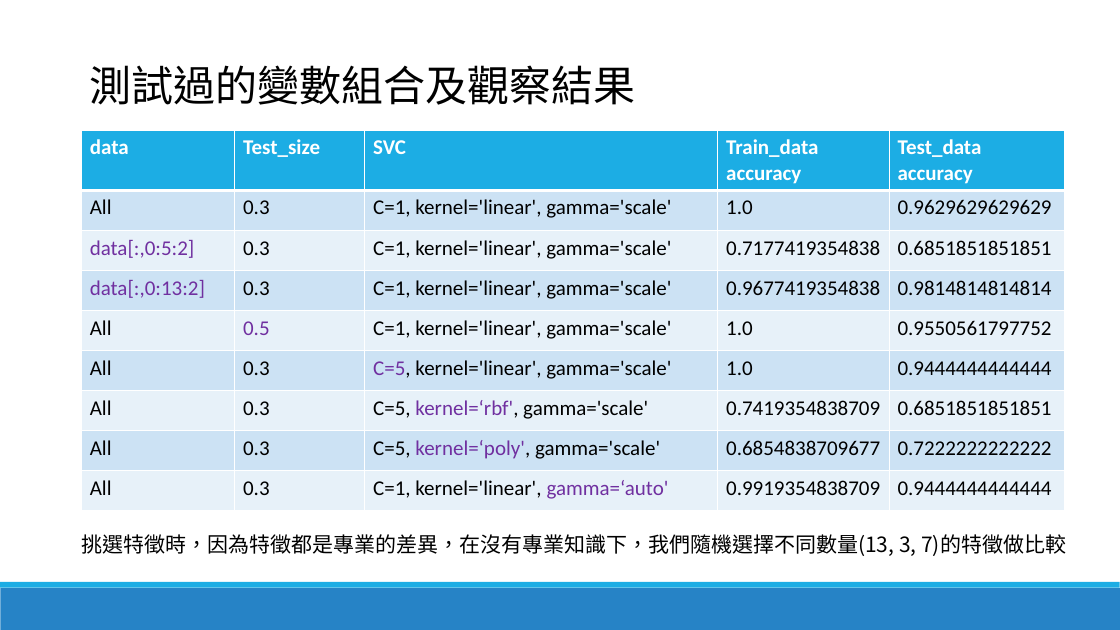
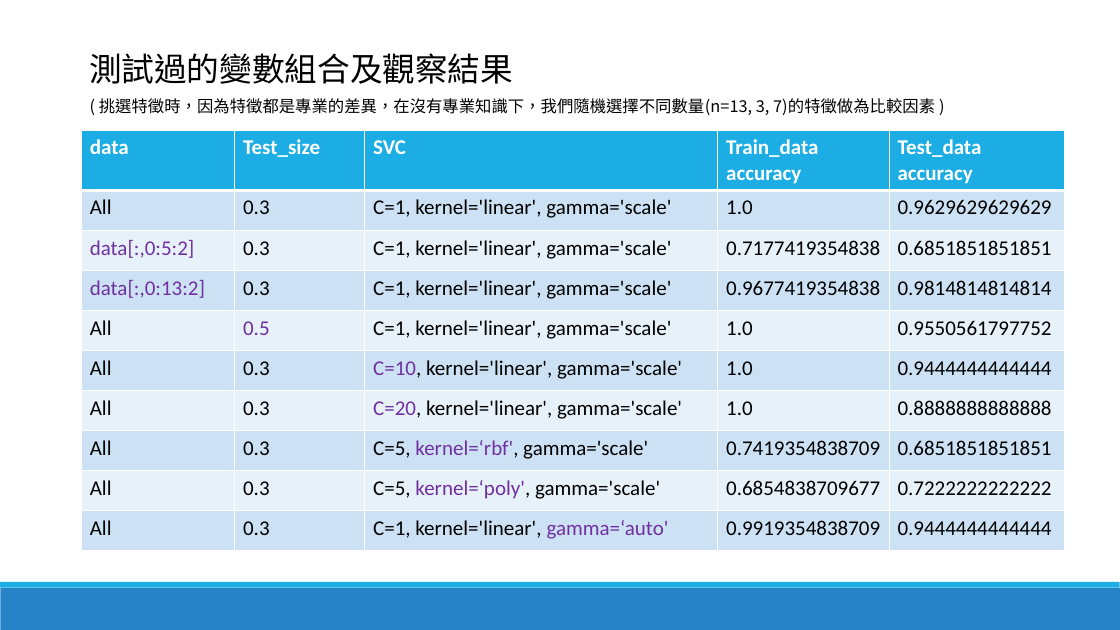
Before and after one commit to lohsuan/Multimedia-Tech, a slide deck: slide 3 of Project4_第三組_小組報告/Project4_第三組_小組報告.pptx. Drawn at 1120x630 pixels with LibreOffice and Linux fonts; fonts in the diff are those of the drawing. Boxes give left, top, right and bottom in pixels: in the first picture for what was removed or moved away, otherwise in the second. Text is boxed around its words. In the diff, an @@ line names an element or a change of style, - is before the commit and + after.

```diff
--- a/Project4_第三組_小組報告/Project4_第三組_小組報告.pptx
+++ b/Project4_第三組_小組報告/Project4_第三組_小組報告.pptx
@@ text "測試過的變數組合及觀察結果": place and size @@
-text "測試過的變數組合及觀察結果" at (90, 65, 636, 105)
+text "測試過的變數組合及觀察結果" at (89, 53, 513, 84)
@@ text "測試過的變數組合及觀察結果" at (89, 53, 513, 84): size 36 to 28 pt @@
@@ text at (99, 98, 935, 115): text changed; size 18 to 14 pt @@
-挑選特徵時，因為特徵都是專業的差異，在沒有專業知識下，我們隨機選擇不同數量(13, 3, 7)的特徵做比較
+( 挑選特徵時，因為特徵都是專業的差異，在沒有專業知識下，我們隨機選擇不同數量(n=13, 3, 7)的特徵做為比較因素 )
@@ table at (82, 131, 1065, 552) @@
-row 6: All | 0.3 | C=5, kernel='linear', gamma='scale' | 1.0 | 0.9444444444444
+row 6: All | 0.3 | C=10, kernel='linear', gamma='scale' | 1.0 | 0.9444444444444
+row 7: All | 0.3 | C=20, kernel='linear', gamma='scale' | 1.0 | 0.8888888888888
```
Also in this commit, not shown: 2 other slides changed, 2 other files.
